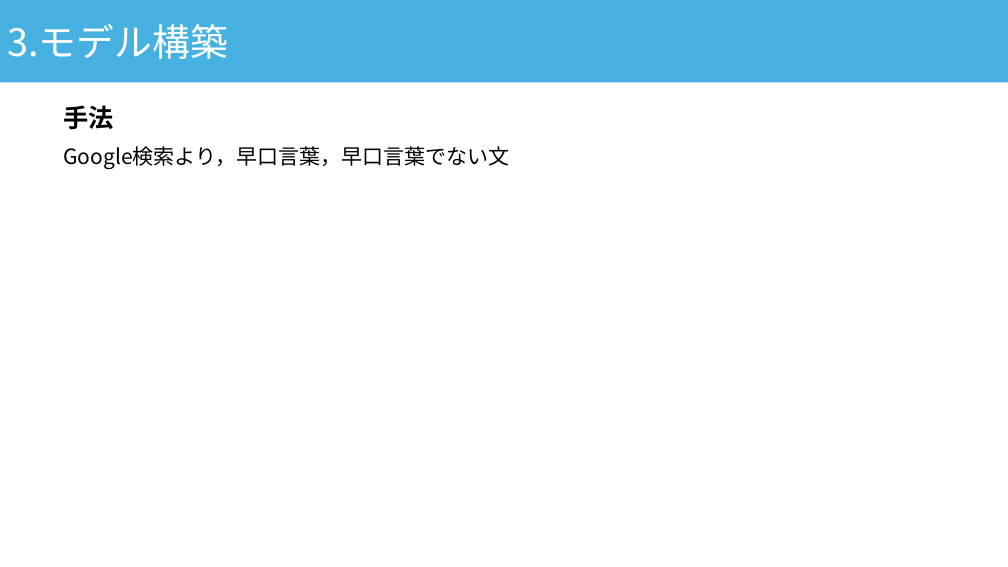
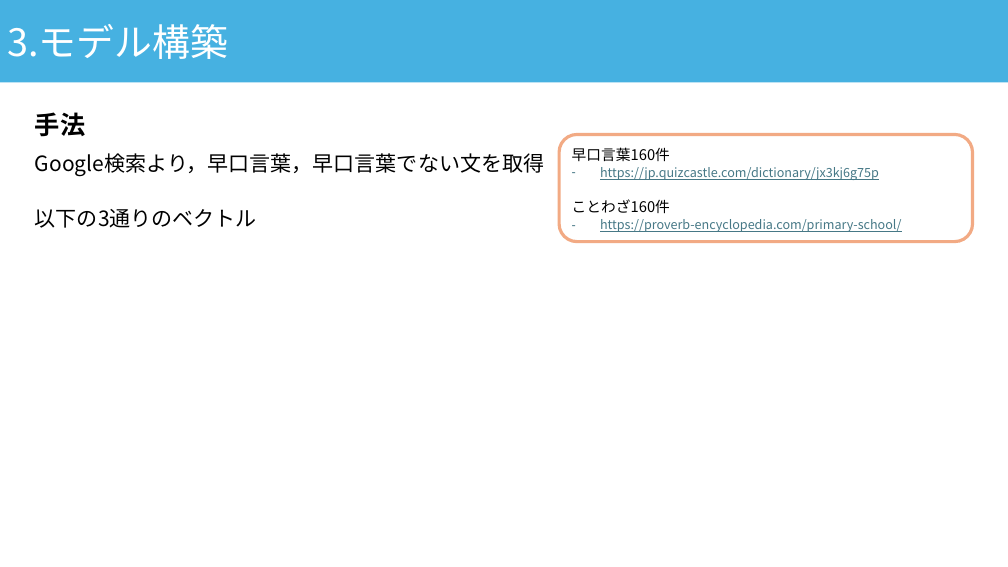
Before and after one commit to asn407/20241221, a slide deck: slide 13 of 年末発表.pptx. Drawn at 1008x567 pixels with LibreOffice and Linux fonts; fonts in the diff are those of the drawing. Boxes give left, top, right and bottom in pixels: in the first picture for what was removed or moved away, otherwise in the second. Text is boxed around its words. In the diff, an @@ line names an element or a change of style, - is before the commit and + after.

```diff
--- a/年末発表.pptx
+++ b/年末発表.pptx
@@ text "手法": place and size @@
-text "手法" at bbox=[63, 105, 113, 130]
+text "手法" at bbox=[35, 112, 85, 137]
@@ rounded rectangle added at bbox=[560, 135, 973, 242], outline #F2AA84 3 pt, 12 pt, text #467886, underline @@
+早口言葉160件
+– https://jp.quizcastle.com/dictionary/jx3kj6g75p
+ことわざ160件
+– https://proverb-encyclopedia.com/primary-school/
@@ text at bbox=[35, 153, 544, 228]: text changed @@
-Google検索より，早口言葉，早口言葉でない文
+Google検索より，早口言葉，早口言葉でない文を取得
+以下の3通りのベクトル
```
Also in this commit, not shown: 1 other file.
